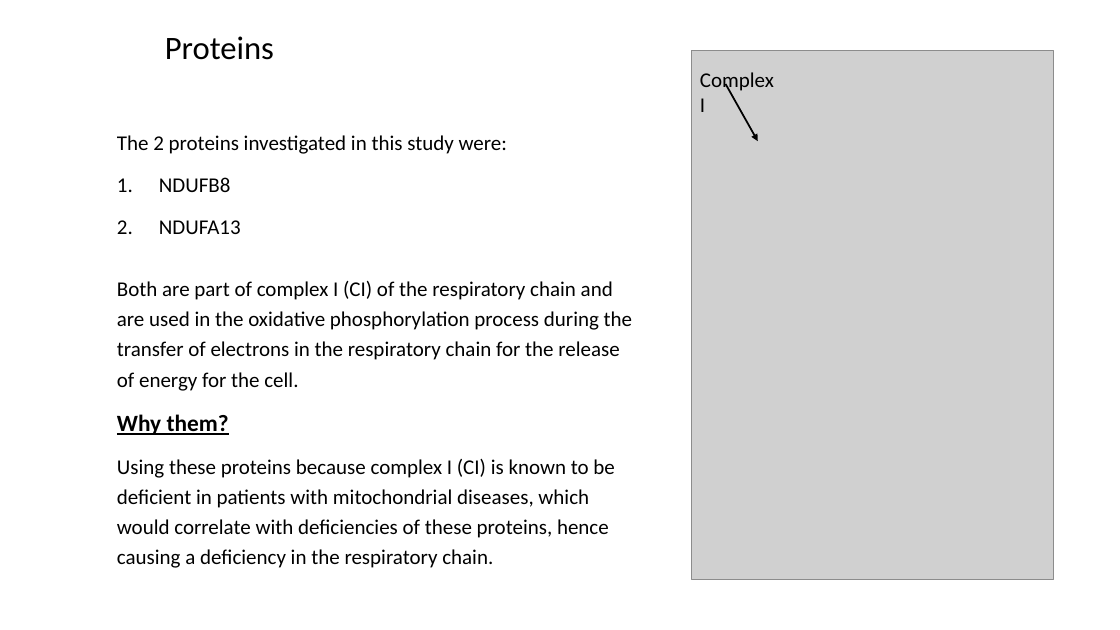
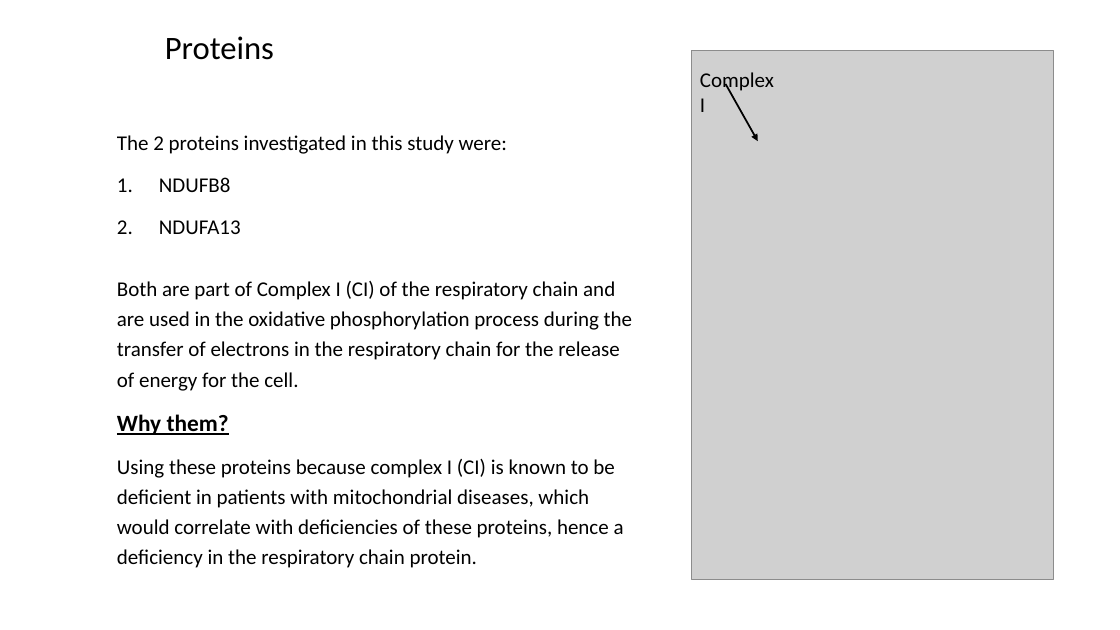
Before and after one commit to FNgongo/Classification_of_fibres_from_the_mitochondrial_disease_dataset_using_clustering_techniques, a slide deck: slide 3 of Dissertation27:Aug/Presentation Diss.pptx. Drawn at 1120x630 pixels with LibreOffice and Linux fonts; fonts in the diff are those of the drawing; grey boxes stand for pictures. Boxes give left, top, right and bottom in pixels: in the first picture for what was removed or moved away, otherwise in the second. Text is boxed around its words. In the diff, an @@ line names an element or a change of style, - is before the commit and + after.

```diff
--- a/Dissertation27:Aug/Presentation Diss.pptx
+++ b/Dissertation27:Aug/Presentation Diss.pptx
@@ text at <box>117,281,632,391</box>: text changed @@
-Both are part of complex I (CI) of the respiratory chain and are used in the oxidative phosphorylation process during the transfer of electrons in the respiratory chain for the release of energy for the cell.
+Both are part of Complex I (CI) of the respiratory chain and are used in the oxidative phosphorylation process during the transfer of electrons in the respiratory chain for the release of energy for the cell.
@@ text at <box>117,459,624,568</box>: text changed @@
-Using these proteins because complex I (CI) is known to be deficient in patients with mitochondrial diseases, which would correlate with deficiencies of these proteins, hence causing a deficiency in the respiratory chain.
+Using these proteins because complex I (CI) is known to be deficient in patients with mitochondrial diseases, which would correlate with deficiencies of these proteins, hence a deficiency in the respiratory chain protein.
```
Also in this commit, not shown: 2 other slides changed, 1 other file.
